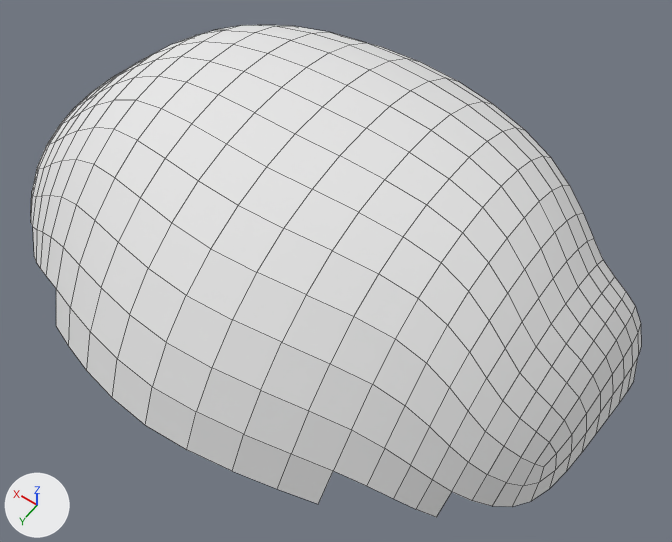
The OBJ model dist/res/gfx/suzanneHairRoot.obj: old version first, new version second.
One viewpoint serves both versions: a camera (50 mm lens) standing at (-0.913, 1.315, 2.319) and looking at (-0.137, 0.228, 0.611). The lights are fixed; the arrows at lower left show +X, +Y and +Z. Mesh edges are drawn as thin lines. Where no turn or scale is listed for an object, it has been applied to the vertices.

The first picture shows 'Suzanne'.
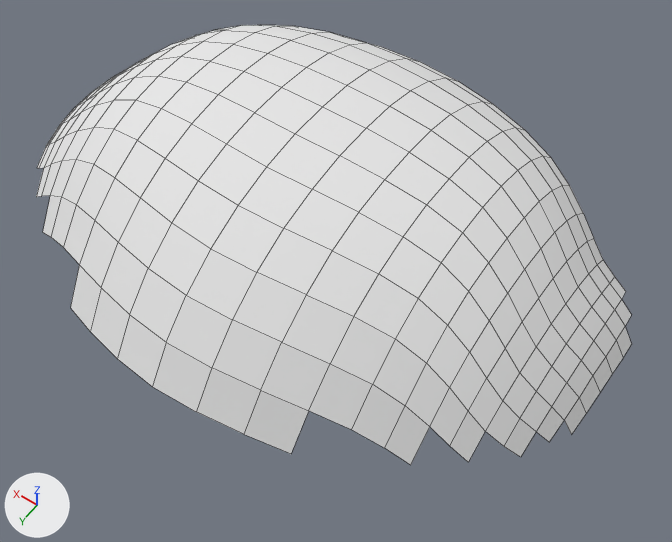
Changed parts and their boxes (x1, y1, x2, y2) in the pictures (672 x 542 px):
'Suzanne', reshaped (11% shorter): before (31, 25, 641, 517); after (36, 25, 632, 465)
part 1 of me_suzanne, deleted: before (31, 168, 641, 517)

The edits, one by one:
me_suzanne is used by ob_suzanne; location (0.0, 0.0, 0.0).
me_suzanne had 360 vertices, 322 faces and spanned x -0.82..0.82, y -0.33..0.75, z 0.42..0.94.
me_suzanne now has 275 vertices, 238 faces and spans x -0.78..0.78, y -0.33..0.71, z 0.55..0.94.
Part 1, on me_suzanne:
85 vertices are removed from x -0.82..0.82, y -0.14..0.75, z 0.42..0.55.
84 faces are deleted.
